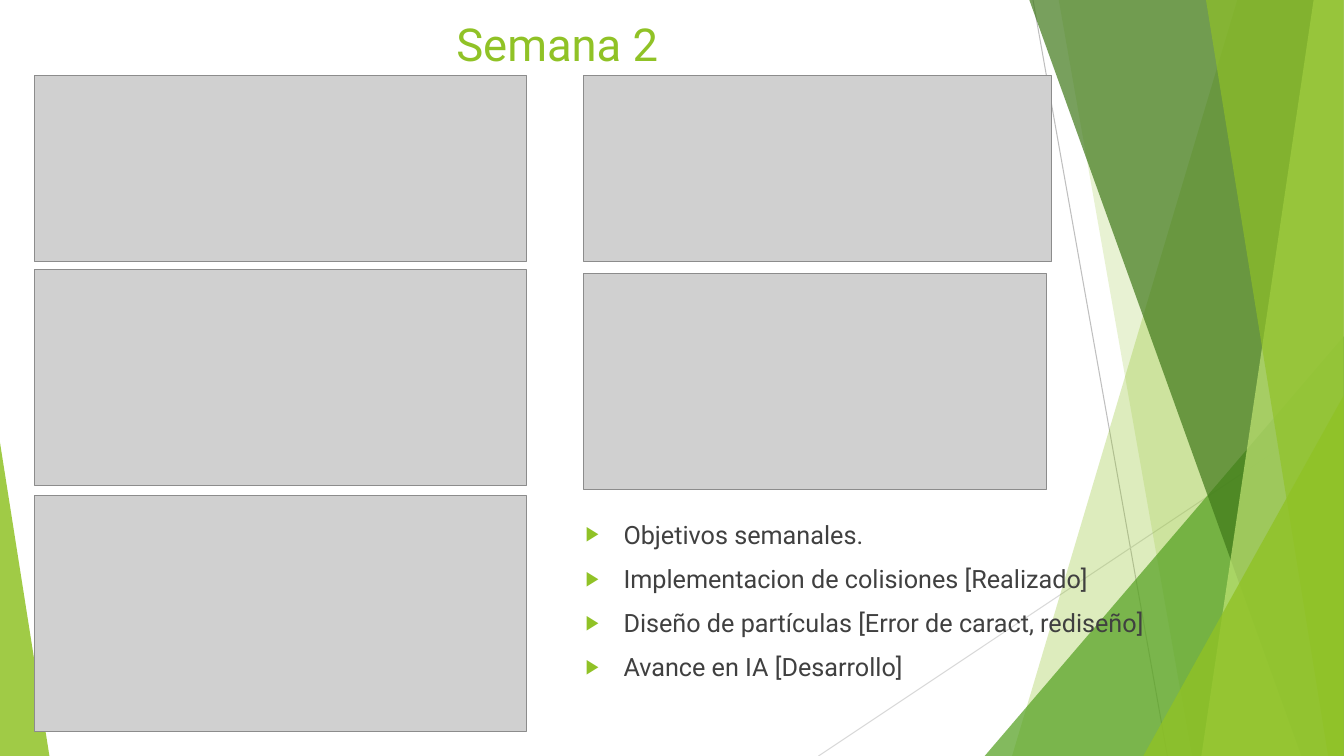
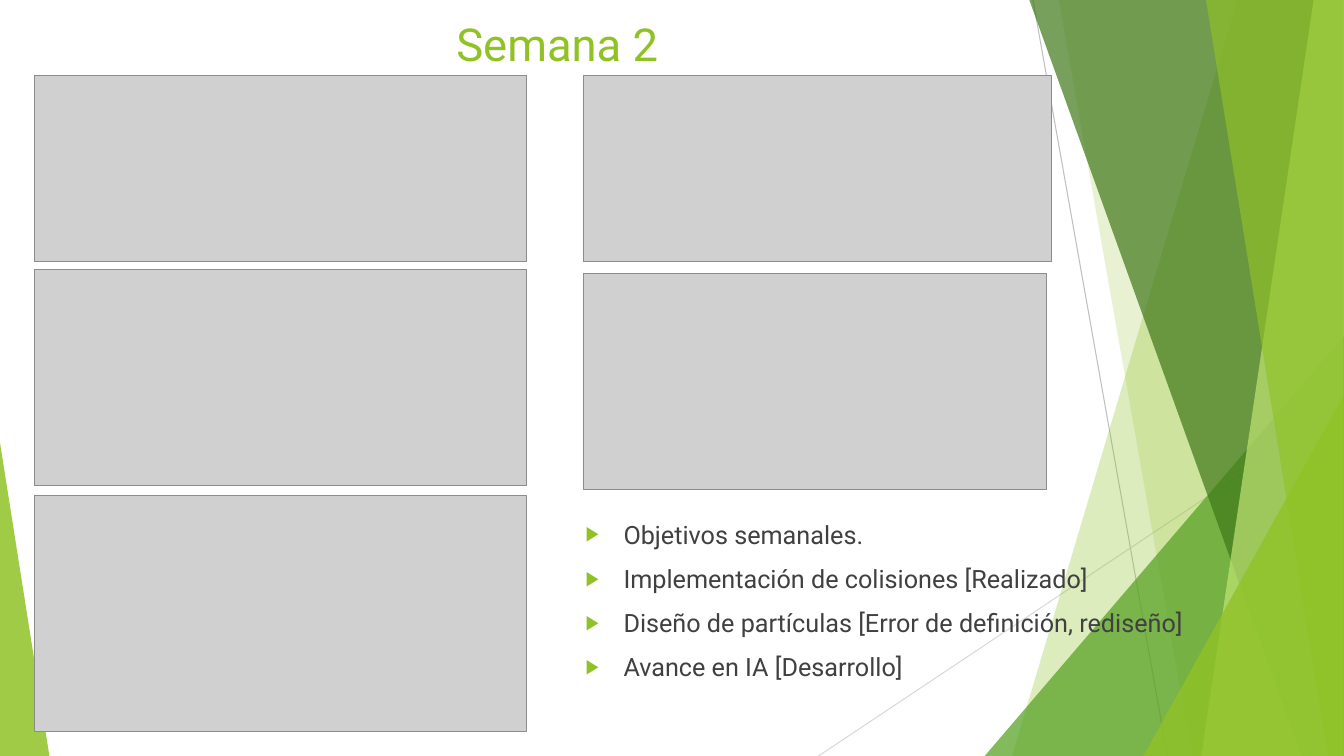
Before and after one commit to vicquiroz/SlimeSmasher, a slide deck: slide 4 of burndown y trabajo de equipo/Sprint 2 Finalizado/Presentacion Sprint 2.pptx. Drawn at 1344x756 pixels with LibreOffice and Linux fonts; fonts in the diff are those of the drawing; grey boxes stand for pictures. Boxes give left, top, right and bottom in pixels: in the first picture for what was removed or moved away, otherwise in the second. Text is boxed around its words. In the diff, an @@ line names an element or a change of style, - is before the commit and + after.

```diff
--- a/burndown y trabajo de equipo/Sprint 2 Finalizado/Presentacion Sprint 2.pptx
+++ b/burndown y trabajo de equipo/Sprint 2 Finalizado/Presentacion Sprint 2.pptx
@@ text at box(624, 565, 1182, 638): text changed @@
-▶ Implementacion de colisiones [Realizado]
-▶ Diseño de partículas [Error de caract, rediseño]
+▶ Implementación de colisiones [Realizado]
+▶ Diseño de partículas [Error de definición, rediseño]
```
Also in this commit, not shown: 8 other slides changed.
